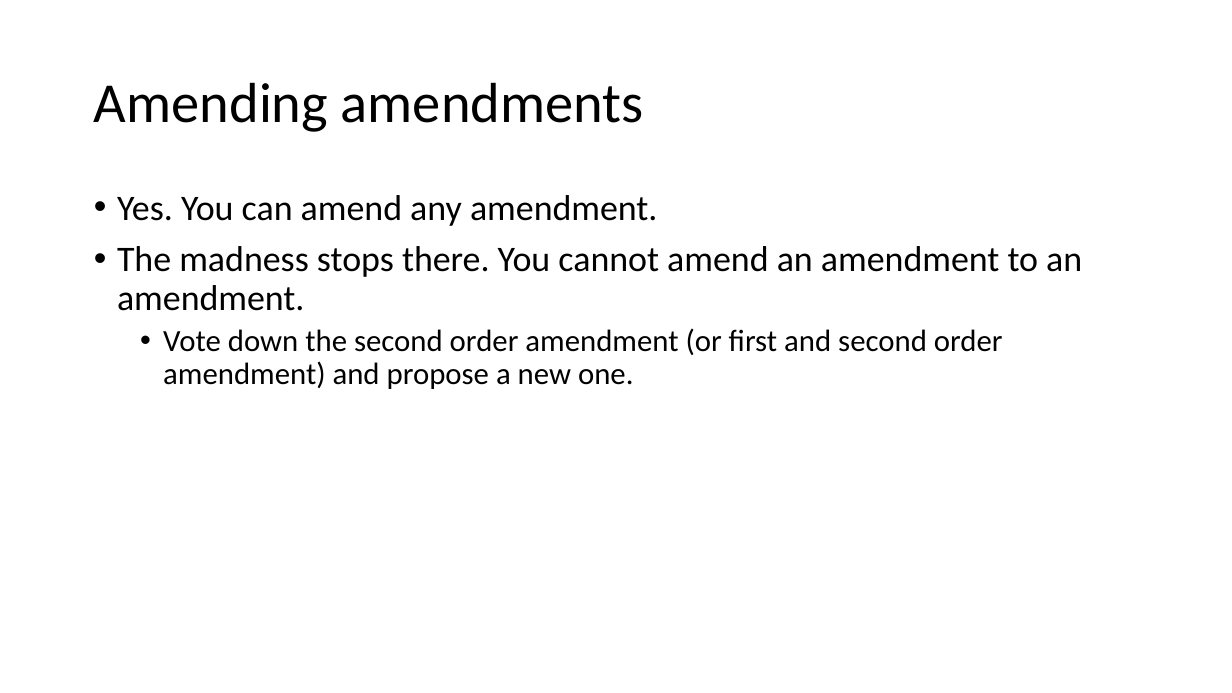
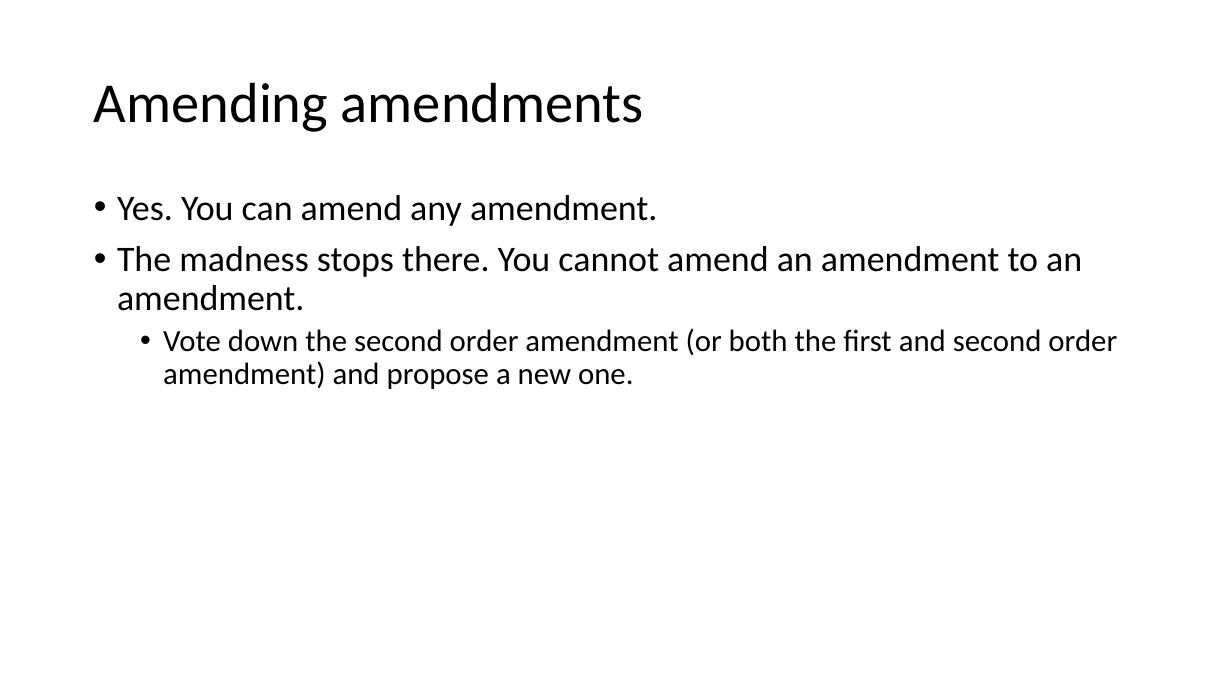
Before and after one commit to AdamSwenson/parliamentary-procedure-explainers, a slide deck: slide 16 of chico-specific/Chico presentation.pptx (slide 24 before the commit). Drawn at 1232x693 pixels with LibreOffice and Linux fonts; fonts in the diff are those of the drawing. Boxes give left, top, right and bottom in pixels: in the first picture for what was removed or moved away, otherwise in the second. Text is boxed around its words. In the diff, an @@ line names an element or a change of style, - is before the commit and + after.

```diff
--- a/chico-specific/Chico presentation.pptx
+++ b/chico-specific/Chico presentation.pptx
@@ text at bbox=[163, 328, 1117, 389]: text changed @@
-  • Vote down the second order amendment (or first and second order amendment) and propose a new one.
+  • Vote down the second order amendment (or both the first and second order amendment) and propose a new one.
```
Also in this commit, not shown: 4 other slides changed, 1 slide added, 3 slides removed, 1 other file.
